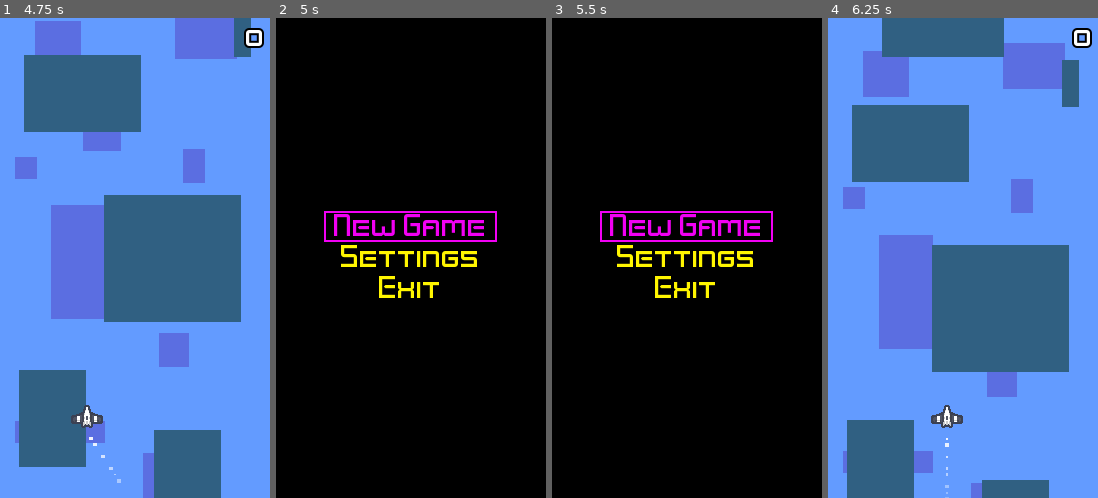
Above: before the commit, frames 1-4 (left to right).
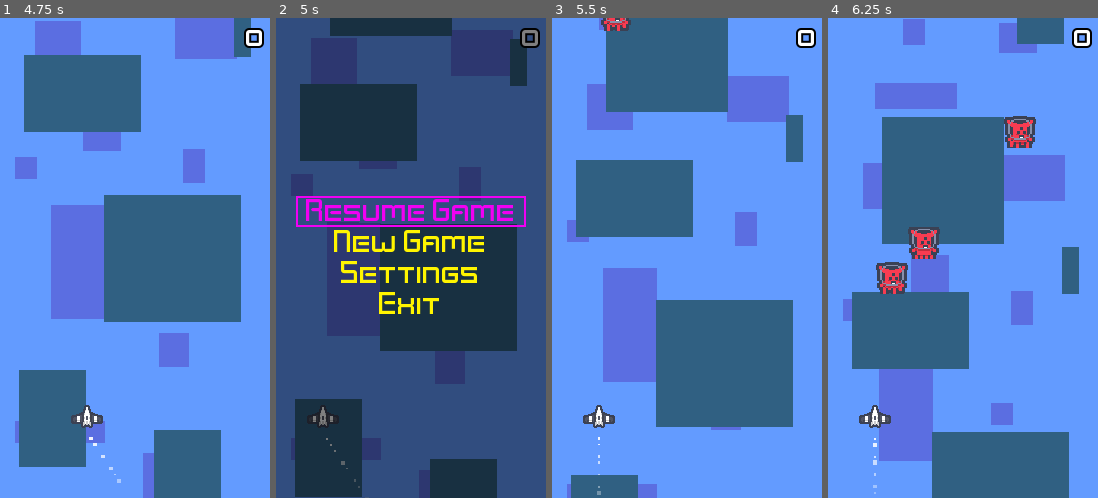
Above: after the commit, the same moments.

Repository: elektito/reverse-streak
Game: Godot game, scene res://MainMenu.tscn
Two runs of this game, one before a commit and one after it. Both use one fixed random seed, a clock stepped at 60 frames per second and the inputs below.
Inputs (mouse positions are in pixels of both pictures, inside the frame that each line leads up to):
- Up to frame 1 (4.75 s): click "New Game" at 0.5 s; hold Right (right) 1.28-2.03 s; tap Space (shoot) every 0.75 s from 1.35 to 4.35 s; hold Left (left) 2.03-2.78 s; hold Right (right) 2.78-4.28 s; hold Left (left) from 4.28 s (still down)
- Up to frame 2 (5 s): keep holding Left (left); tap Escape (ui_cancel) at 4.9 s
- Up to frame 3 (5.5 s): release Left (left) at 5 s; click (687, 210) at 5 s, where only the run after the commit has a clickable "Resume Game"
- Up to frame 4 (6.25 s): click (963, 224) at 5.75 s, where only the run before the commit has a clickable "New Game"

Frame 1 is identical in both runs. In frame 2, 100% of the frame differs, in the area x 0-100%, y 0-100%; in frame 3, 100%; in frame 4, 55%.

Commit message:
Add pause screen

Diff:
--- a/Game.gd
+++ b/Game.gd
@@ -18,6 +18,8 @@
 onready var ship_size: Vector2 = ship.sprite.texture.get_size()
 
 func _ready():
+	enable_node($menu/screen, false)
+
 	ship.position.x = rect_size.x / 2 - ship.size.x / 2
 	ship.position.y = rect_size.y - 80
 
@@ -31,7 +33,10 @@
 
 func _unhandled_input(event):
 	if Input.is_action_just_pressed("ui_cancel"):
-		get_tree().change_scene("res://MainMenu.tscn")
+		enable_node($menu/screen, true)
+		$menu/screen.visible = true
+		get_tree().paused = true
+		$menu/screen.init()
 
 
 func _physics_process(delta):
@@ -84,6 +89,12 @@
 	$camera/screen_shake.start(0.35, 60, 5)
 
 
+func _on_menu_resume():
+	get_tree().paused = false
+	$menu/screen.visible = false
+	enable_node($menu/screen, false)
+
+
 func _process(delta):
 	score_label.text = str(score)
 
@@ -131,3 +142,12 @@
 	enemy.column = column
 	enemy.connect("killed", self, "_on_enemy_killed")
 	add_child(enemy)
+
+
+func enable_node(node: Node, value=false):
+	node.set_process(value)
+	node.set_physics_process(value)
+	node.set_process_input(value)
+	node.set_process_unhandled_input(value)
+	for child in node.get_children():
+		enable_node(child, value)
--- a/Game.tscn
+++ b/Game.tscn
@@ -9,6 +9,7 @@
 [ext_resource path="res://assets/space-fighter-loop.ogg" type="AudioStream" id=7]
 [ext_resource path="res://ScreenShake.tscn" type="PackedScene" id=8]
 [ext_resource path="res://assets/Kenney Space.ttf" type="DynamicFontData" id=9]
+[ext_resource path="res://MainMenu.tscn" type="PackedScene" id=10]
 
 [sub_resource type="DynamicFont" id=1]
 outline_size = 2
@@ -69,8 +70,10 @@
 bus = "SFX"
 
 [node name="music" type="AudioStreamPlayer" parent="."]
+pause_mode = 2
 stream = ExtResource( 7 )
 autoplay = true
+bus = "Music"
 
 [node name="hud" type="CanvasLayer" parent="."]
 
@@ -86,5 +89,13 @@
 "_edit_use_anchors_": false
 }
 
+[node name="menu" type="CanvasLayer" parent="."]
+
+[node name="screen" parent="menu" instance=ExtResource( 10 )]
+pause_mode = 2
+visible = false
+pause_screen = true
+
 [connection signal="death_started" from="camera/ship" to="." method="_on_ship_death_started"]
 [connection signal="timeout" from="enemy_spawn_timer" to="." method="_on_enemy_spawn_timer_timeout"]
+[connection signal="resume" from="menu/screen" to="." method="_on_menu_resume"]
--- a/MainMenu.gd
+++ b/MainMenu.gd
@@ -1,12 +1,36 @@
-extends Control
+extends PanelContainer
+
+signal resume()
+
+export(bool) var pause_screen := false
 
 var master_bus = AudioServer.get_bus_index('Master')
 var sfx_bus = AudioServer.get_bus_index('SFX')
 var music_bus = AudioServer.get_bus_index('Music')
 
+var menu_screen
+
 func _ready():
-	var menu_screen = preload("res://MenuScreen.tscn").instance()
-	menu_screen.menu = [
+	menu_screen = preload("res://MenuScreen.tscn").instance()
+	menu_screen.menu = get_menu()
+	add_child(menu_screen)
+	menu_screen.connect("button_clicked", self, "_on_menu_button_pressed")
+	menu_screen.connect("slider_value_changed", self, "_on_menu_slider_value_changed")
+
+
+func init():
+	menu_screen.menu = get_menu()
+	menu_screen.init_menu()
+
+
+func get_menu():
+	return [
+		{
+			'name': 'resume_game',
+			'type': 'button',
+			'title': 'Resume Game',
+			'visible': pause_screen,
+		},
 		{
 			'name': 'new_game',
 			'type': 'button',
@@ -48,14 +72,20 @@
 			'title': 'Exit',
 		},
 	]
-	add_child(menu_screen)
-	menu_screen.connect("button_clicked", self, "_on_menu_button_pressed")
-	menu_screen.connect("slider_value_changed", self, "_on_menu_slider_value_changed")
+
+
+func _input(event):
+	if pause_screen and Input.is_action_just_pressed("ui_cancel"):
+		emit_signal("resume")
+		get_tree().set_input_as_handled()
 
 
 func _on_menu_button_pressed(name: String):
 	match name:
+		'resume_game':
+			emit_signal("resume")
 		'new_game':
+			get_tree().paused = false
 			get_tree().change_scene("res://Game.tscn")
 		'exit':
 			get_tree().quit()
--- a/MainMenu.tscn
+++ b/MainMenu.tscn
@@ -1,10 +1,14 @@
-[gd_scene load_steps=2 format=2]
+[gd_scene load_steps=3 format=2]
 
 [ext_resource path="res://MainMenu.gd" type="Script" id=1]
 
-[node name="MainMenu" type="Control"]
+[sub_resource type="StyleBoxFlat" id=1]
+bg_color = Color( 0, 0, 0, 0.501961 )
+
+[node name="MainMenu" type="PanelContainer"]
 anchor_right = 1.0
 anchor_bottom = 1.0
+custom_styles/panel = SubResource( 1 )
 script = ExtResource( 1 )
 __meta__ = {
 "_edit_use_anchors_": false
--- a/MenuScreen.gd
+++ b/MenuScreen.gd
@@ -16,6 +16,13 @@
 
 
 func _ready():
+	init_menu()
+
+
+func init_menu():
+	for child in get_children():
+		if child != $center and child is Control:
+			child.queue_free()
 	if menu:
 		create_menu(menu, $center)
 		current_menu = $center
@@ -32,6 +39,8 @@
 	var first: Control = null
 	var prev: Control = null
 	for desc in menu:
+		if not desc.get('visible', true):
+			continue
 		var factory = 'add_' + desc['type']
 		var item: Control = call(factory, desc, parent)
 		if prev:
Not shown: 1 places in Game.tscn that only renumber resources
